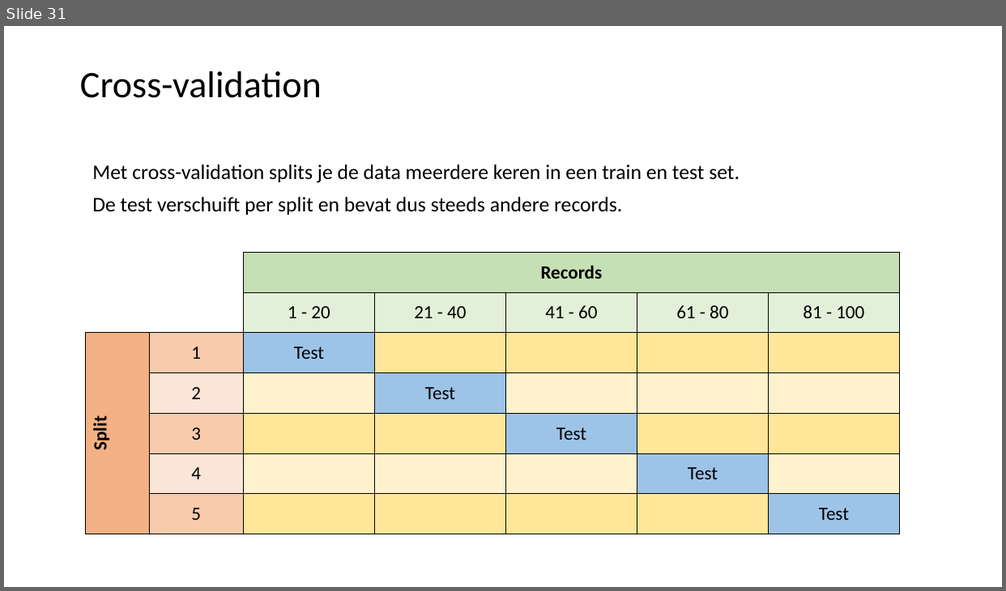
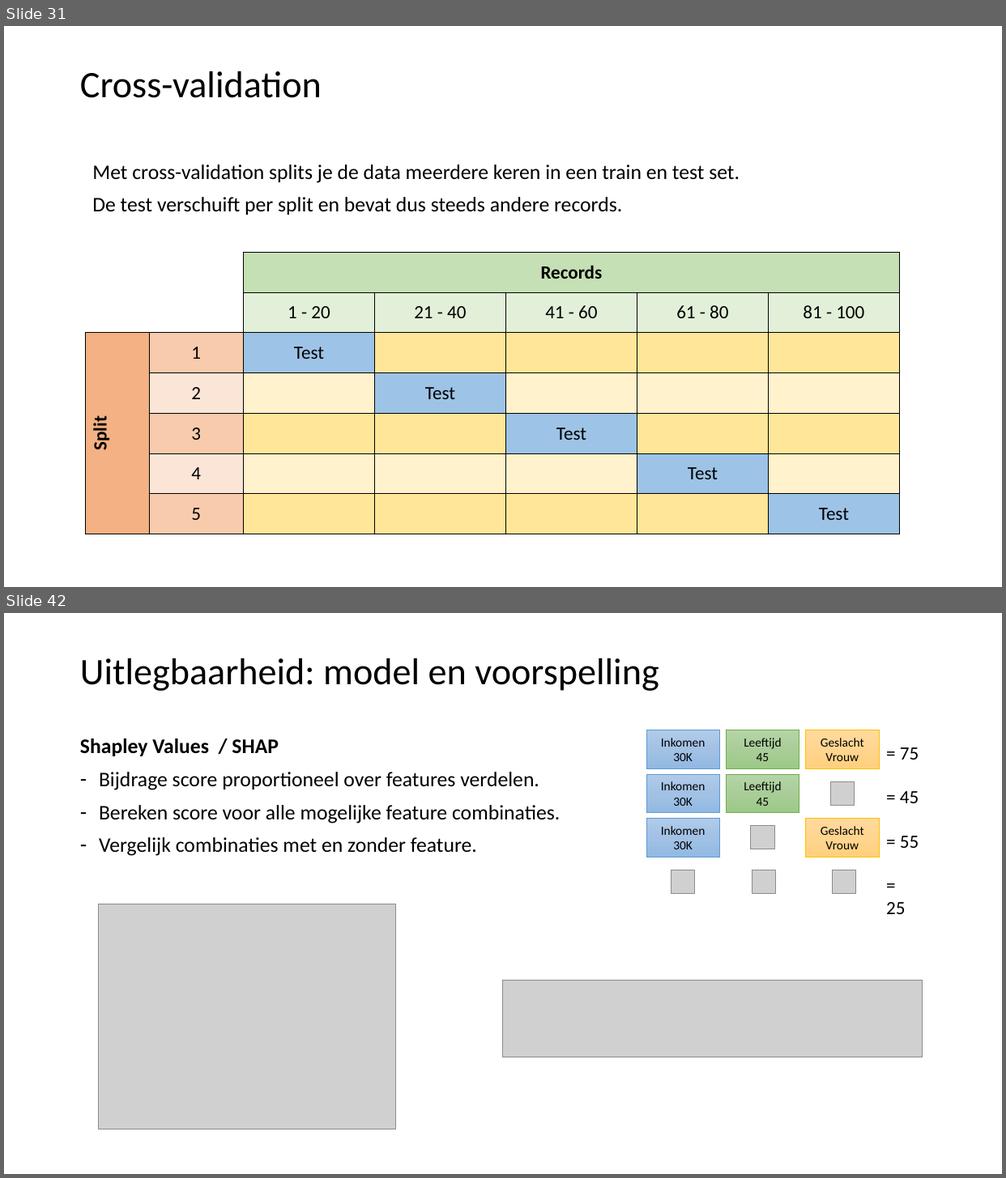
Before and after one commit to LFKoning/knowledge-sharing, a slide deck: python_trainees/4_scikit_learn/python_traineeship_4.pptx. Shown one above the other, each under a label of ours: slide 31 before the commit, slides 31 and 42 after it; the slides between them are not shown. The pictures are 1006x591 and 1006x1178 pixels, drawn with LibreOffice and Linux fonts; fonts in the diff are those of the drawing; grey boxes stand for pictures. Boxes give left, top, right and bottom in pixels: in the first picture for what was removed or moved away, otherwise in the second. Text is boxed around its words. In the diff, an @@ line names an element or a change of style, - is before the commit and + after.

```diff
--- a/python_trainees/4_scikit_learn/python_traineeship_4.pptx
+++ b/python_trainees/4_scikit_learn/python_traineeship_4.pptx
@@ slide 42 added at (4,613,1002,1174), background #FFFFFF @@
@@ title added at (80,658,658,691), 36 pt, text #000000 @@
+Uitlegbaarheid: model en voorspelling
@@ text added at (80,739,560,856), 20 pt, text #000000 @@
+Shapley Values / SHAP
+– Bijdrage score proportioneel over features verdelen.
+– Bereken score voor alle mogelijke feature combinaties.
+– Vergelijk combinaties met en zonder feature.
@@ group added at (646,730,918,914): 6 rectangles, 5 pictures, 4 texts @@
+Leeftijd
+45
+Inkomen
+30K
+Geslacht
+Vrouw
+= 75
+Inkomen
+30K
+= 45
+= 55
+Leeftijd
+45
+Inkomen
+30K
+= 25
@@ rectangle added at (806,818,879,857), fill gradient #FFDB9E to #FFD590 to #FFD07C, outline #FFC000 0.5 pt, 12 pt, text #000000 @@
+Geslacht
+Vrouw
@@ picture added at (99,905,396,1129) @@
@@ picture added at (503,981,923,1057) @@
```
Also in this commit, not shown: 4 slides changed, 10 other slides added, 1 slide removed, 3 other files.
